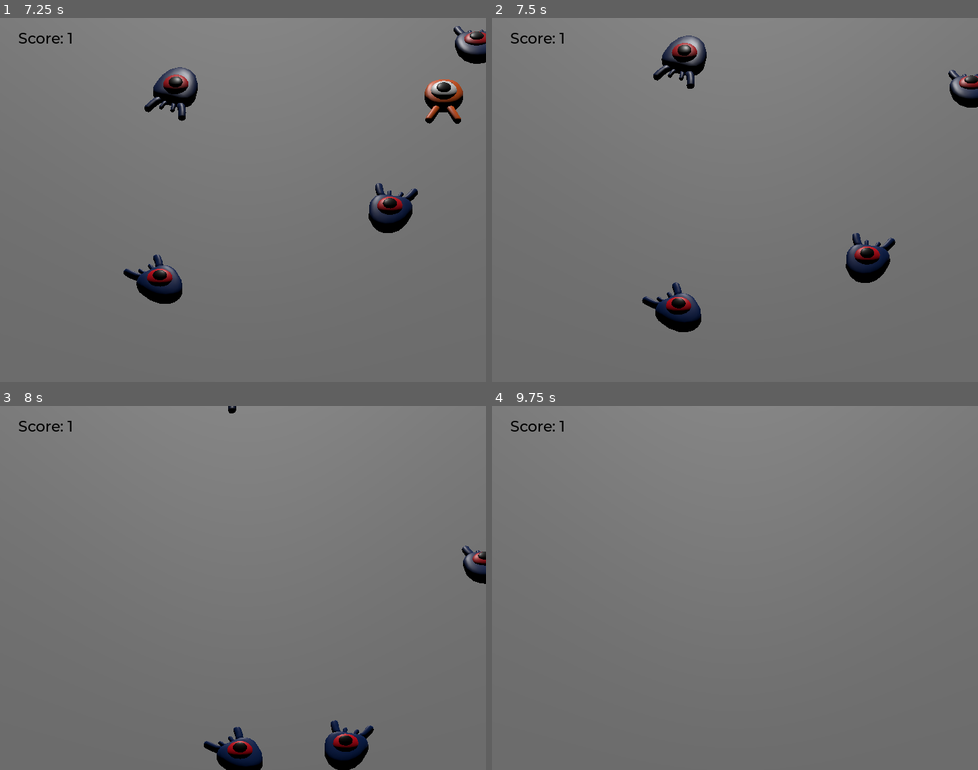
Above: before the commit, frames 1-4 (two rows, left to right).
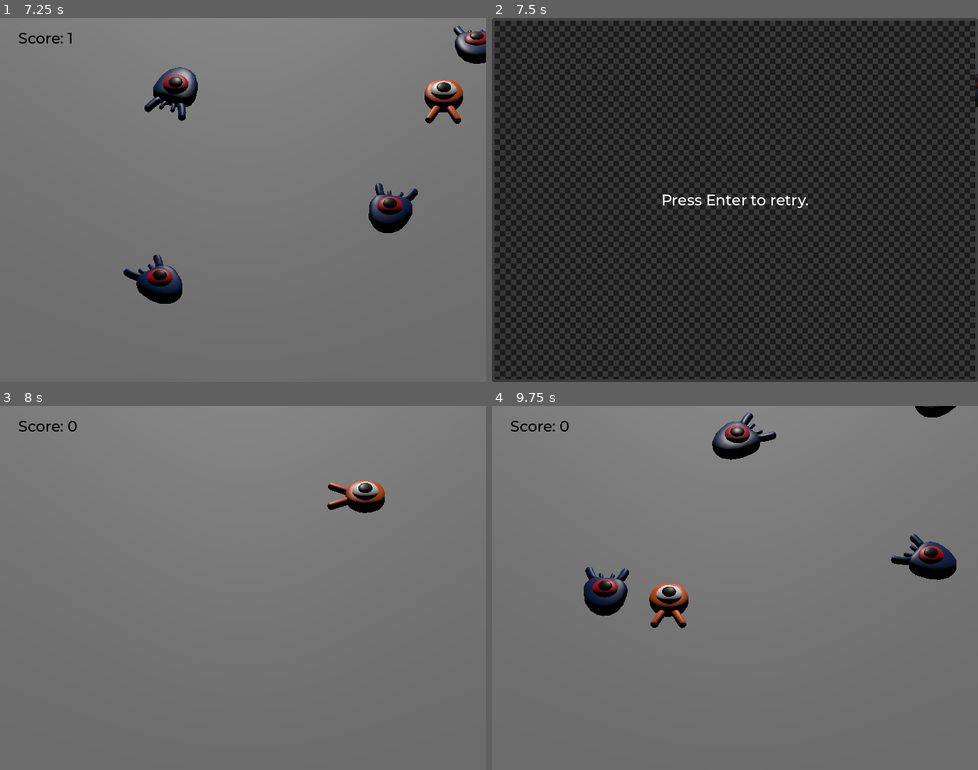
Above: after the commit, the same moments.

Repository: mdorizon/godot-3D-Tutorial
Game: Godot game, scene res://main.tscn
The game is run twice, just before and just after one commit, with the same random seed, the same clock (stepped at 60 frames per second) and the same inputs.
Inputs:
- Up to frame 1 (7.25 s): tap Enter (ui_accept) at 0.5, 1.35, 2.85, 4.35, 5.85 s; hold D (move_right) 0.53-1.28 s; hold Enter (ui_accept) 0.53-1.28 s; tap Space (jump) at 0.77, 1.52, 3.02, 3.77, 4.52, 6.02, 6.77 s; hold S (move_back) 1.28-2.03 s; hold D (move_right) 2.03-2.78 s; hold Enter (ui_accept) 2.03-2.78 s; hold W (move_forward) 2.78-3.53 s; hold Enter (ui_accept) 3.53-4.28 s; hold A (move_left) 3.53-5.03 s; hold S (move_back) 5.03-5.78 s; hold Enter (ui_accept) 5.03-5.78 s; hold D (move_right) 5.78-6.53 s; hold W (move_forward) from 6.53 s (still down); hold Enter (ui_accept) from 6.53 s (still down)
- Up to frame 2 (7.5 s): release W (move_forward) at 7.28 s; release Enter (ui_accept) at 7.28 s; hold D (move_right) from 7.28 s (still down); tap Enter (ui_accept) at 7.35 s
- Up to frame 3 (8 s): keep holding D (move_right); tap Space (jump) at 7.52 s
- Up to frame 4 (9.75 s): release D (move_right) at 8.03 s; hold S (move_back) 8.03-8.78 s; hold Enter (ui_accept) 8.03-8.78 s; hold A (move_left) 8.78-9.53 s; tap Enter (ui_accept) at 8.85 s; tap Space (jump) at 9.02 s; hold W (move_forward) from 9.53 s (still down); hold Enter (ui_accept) from 9.53 s (still down)

Frame 1 is identical in both runs. In frame 2, 100% of the frame differs, in the area x 0-100%, y 0-100%; in frame 3, 2.9%; in frame 4, 3.5%.

Commit message:
:sparkles: retrying the game

Diff:
--- a/main.gd
+++ b/main.gd
@@ -2,6 +2,8 @@
 
 @export var mob_scene: PackedScene
 
+func _ready():
+	$UserInterface/Retry.hide()
 
 func _on_mob_timer_timeout():
 	# Create a new instance of the Mob scene.
@@ -24,3 +26,9 @@
 
 func _on_player_hit():
 	$MobTimer.stop()
+	$UserInterface/Retry.show()
+
+func _unhandled_input(event):
+	if event.is_action_pressed("ui_accept") and $UserInterface/Retry.visible:
+		# This restarts the current scene.
+		get_tree().reload_current_scene()
--- a/main.tscn
+++ b/main.tscn
@@ -10,6 +10,8 @@
 
 @export var mob_scene: PackedScene
 
+func _ready():
+	$UserInterface/Retry.hide()
 
 func _on_mob_timer_timeout():
 	# Create a new instance of the Mob scene.
@@ -32,6 +34,12 @@
 
 func _on_player_hit():
 	$MobTimer.stop()
+	$UserInterface/Retry.show()
+
+func _unhandled_input(event):
+	if event.is_action_pressed(\"ui_accept\") and $UserInterface/Retry.visible:
+		# This restarts the current scene.
+		get_tree().reload_current_scene()
 "
 
 [sub_resource type="BoxShape3D" id="BoxShape3D_kelts"]
@@ -115,9 +123,11 @@
 
 [node name="UserInterface" type="Control" parent="."]
 layout_mode = 3
-anchors_preset = 0
-offset_right = 40.0
-offset_bottom = 40.0
+anchors_preset = 15
+anchor_right = 1.0
+anchor_bottom = 1.0
+grow_horizontal = 2
+grow_vertical = 2
 theme = SubResource("Theme_54o0h")
 
 [node name="ScoreLabel" type="Label" parent="UserInterface"]
@@ -130,5 +140,29 @@
 text = "Score: 0"
 script = ExtResource("4_b2hhq")
 
+[node name="Retry" type="ColorPickerButton" parent="UserInterface"]
+layout_mode = 1
+anchors_preset = 15
+anchor_right = 1.0
+anchor_bottom = 1.0
+grow_horizontal = 2
+grow_vertical = 2
+color = Color(0, 0, 0, 0.784314)
+
+[node name="Label" type="Label" parent="UserInterface/Retry"]
+layout_mode = 1
+anchors_preset = 8
+anchor_left = 0.5
+anchor_top = 0.5
+anchor_right = 0.5
+anchor_bottom = 0.5
+offset_left = -109.0
+offset_top = -14.0
+offset_right = 109.0
+offset_bottom = 14.0
+grow_horizontal = 2
+grow_vertical = 2
+text = "Press Enter to retry."
+
 [connection signal="hit" from="Player" to="." method="_on_player_hit"]
 [connection signal="timeout" from="MobTimer" to="." method="_on_mob_timer_timeout"]
